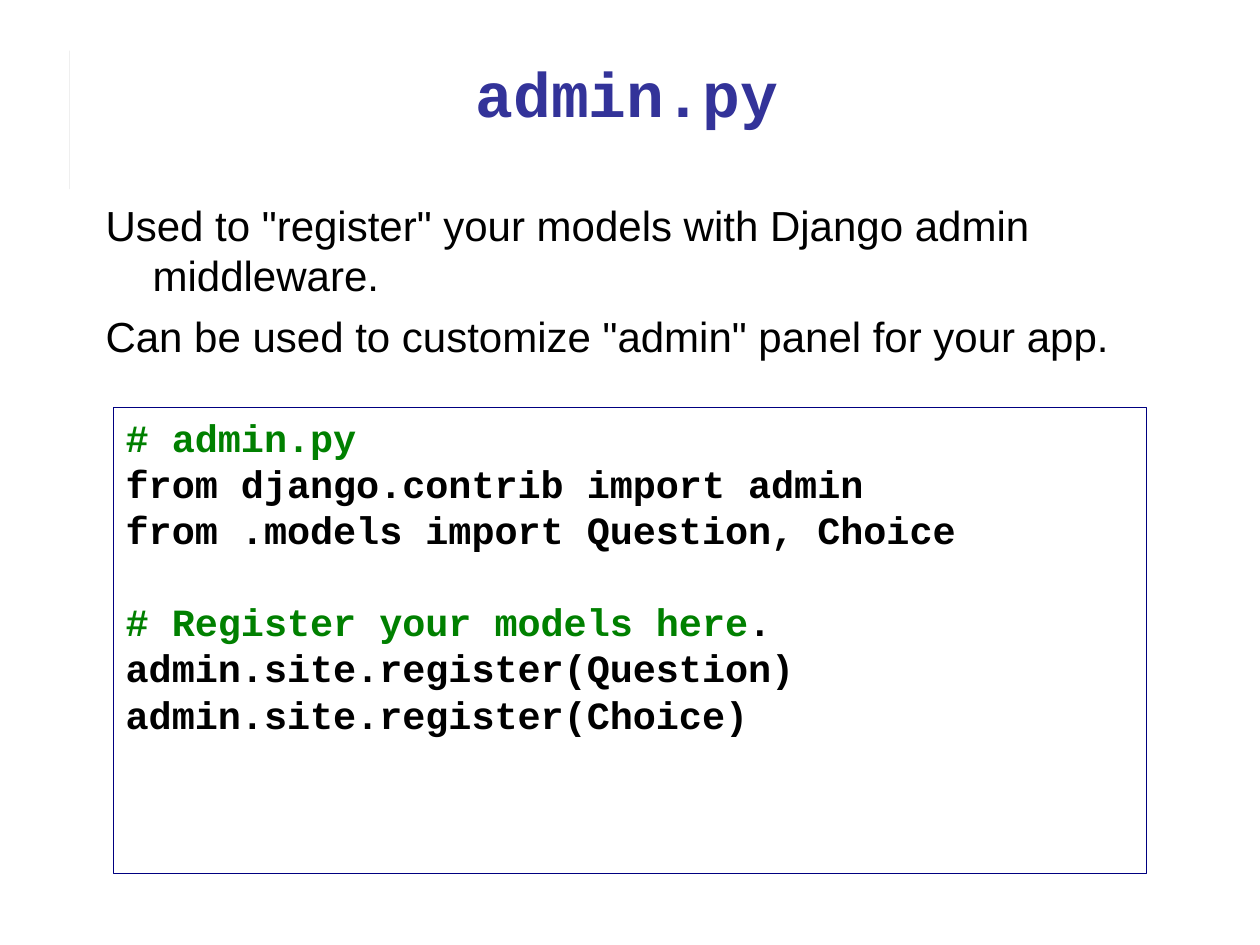
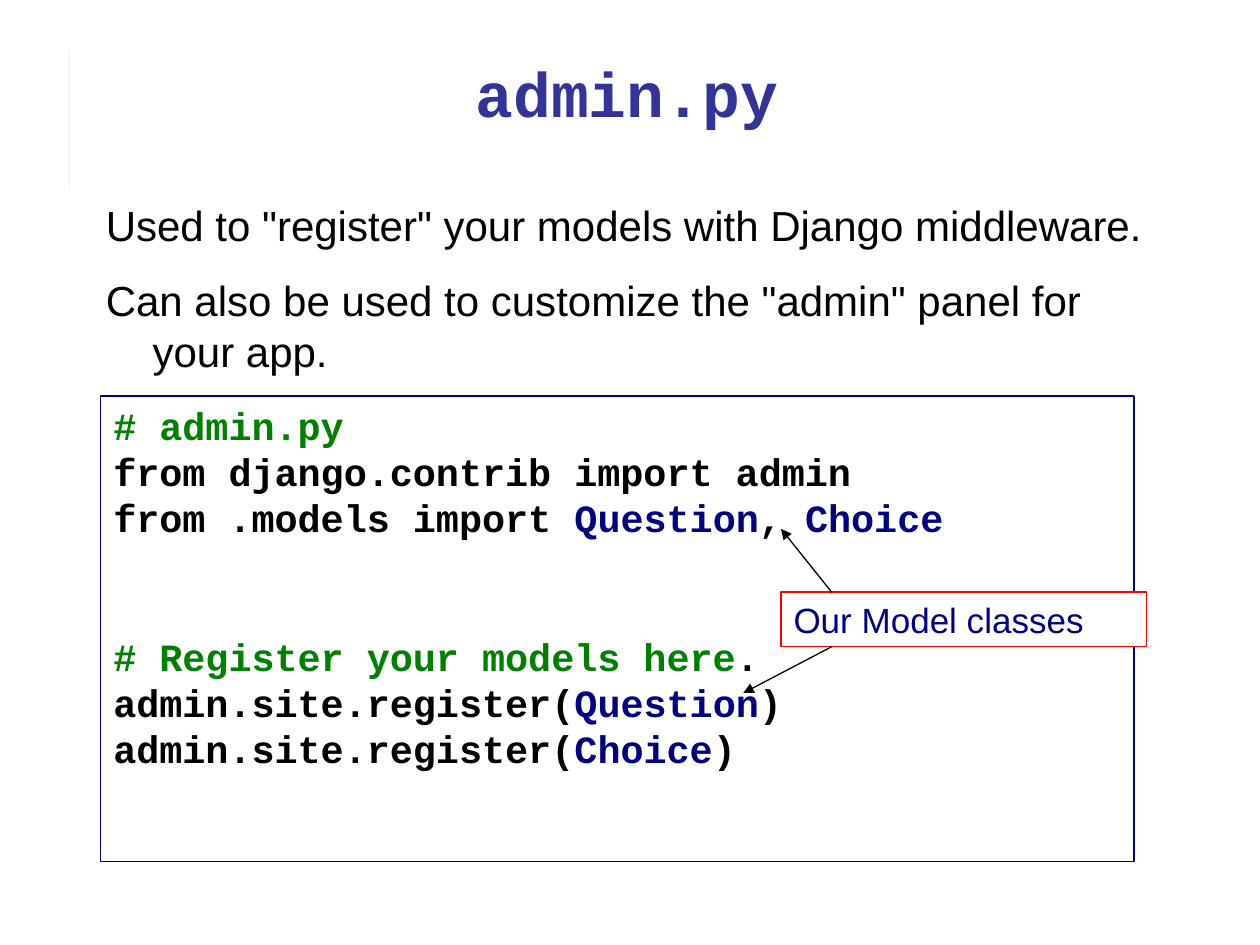
Before and after one commit to cpske/ISP, a slide deck: slide 12 of django/Intro-to-Django.ppt (slide 10 before the commit). Drawn at 1260x945 pixels with LibreOffice and Linux fonts; fonts in the diff are those of the drawing. Boxes give left, top, right and bottom in pixels: in the first picture for what was removed or moved away, otherwise in the second. Text is boxed around its words. In the diff, an @@ line names an element or a change of style, - is before the commit and + after.

Commit message:
Add intro to Django

```diff
--- a/django/Intro-to-Django.ppt
+++ b/django/Intro-to-Django.ppt
@@ text at (106,210,1141,375): text changed @@
-Used to "register" your models with Django admin middleware.
-Can be used to customize "admin" panel for your app.
+Used to "register" your models with Django middleware.
+Can also be used to customize the "admin" panel for your app.
@@ rectangle "# admin.py": place and size @@
-rectangle "# admin.py" at (113,407,1147,873)
+rectangle "# admin.py" at (101,396,1134,862)
@@ text in rectangle at (113,505,943,771): text colour #000000 to #000080 in "Question, Choice", "admin.site.register(Question)", "admin.site.register(Choice)" @@
@@ arrow added from (832, 592) to (781, 529), #000000 0.74 pt @@
@@ rectangle added at (781,592,1147,646), fill #FFFFFF, outline #FF0000 0.74 pt, 20 pt, text #000080 @@
+Our Model classes
@@ arrow added from (832, 646) to (743, 693), #000000 0.74 pt @@
```
Also in this commit, not shown: 18 other slides changed, 6 slides added, 2 other files.
